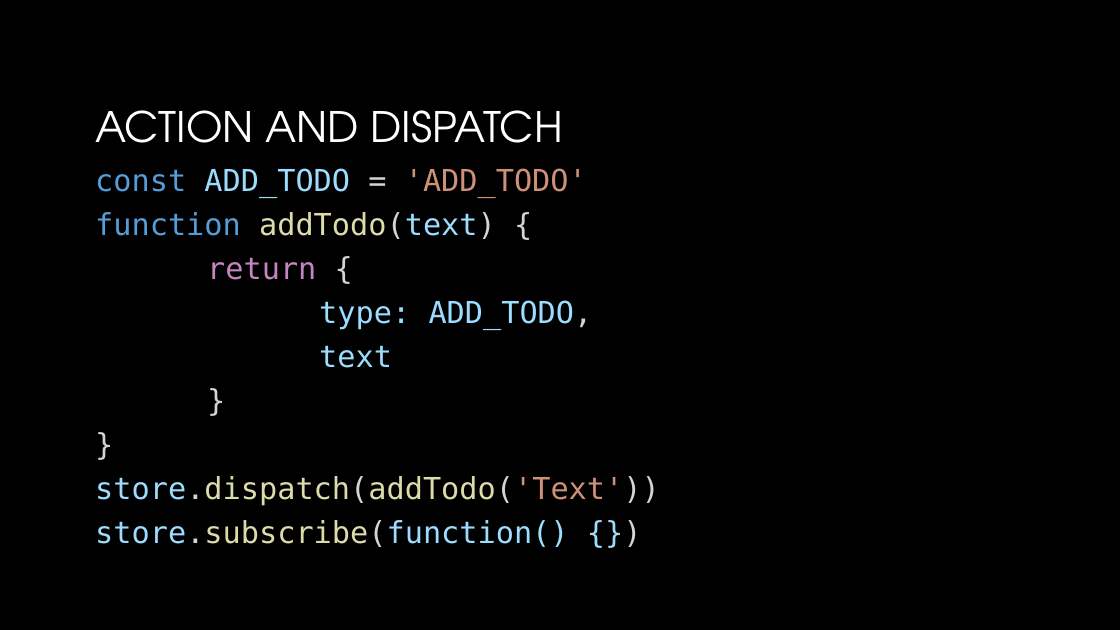
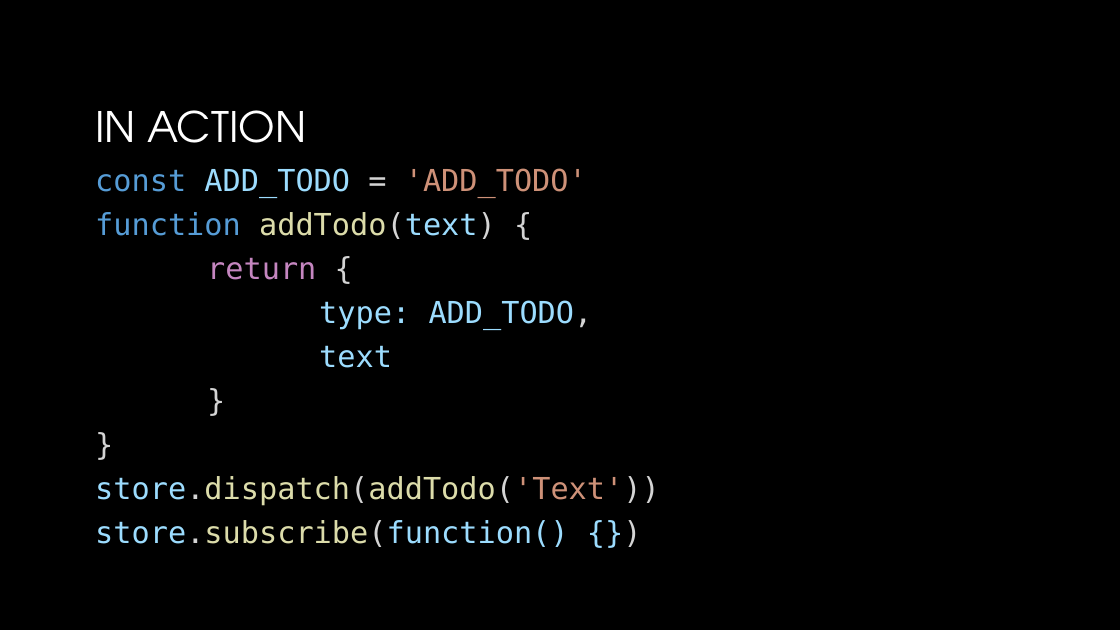
Before and after one commit to Mishurin/frontend-examples, a slide deck: slide 7 of redux/Redux.pptx. Drawn at 1120x630 pixels with LibreOffice and Linux fonts; fonts in the diff are those of the drawing; background and template pictures are left out. Boxes give left, top, right and bottom in pixels: in the first picture for what was removed or moved away, otherwise in the second. Text is boxed around its words. In the diff, an @@ line names an element or a change of style, - is before the commit and + after.

```diff
--- a/redux/Redux.pptx
+++ b/redux/Redux.pptx
@@ title at [95,110,306,143]: text changed @@
-ACTION AND DISPATCH
+IN ACTION
```
Also in this commit, not shown: 1 other slide changed, 2 slides added.
